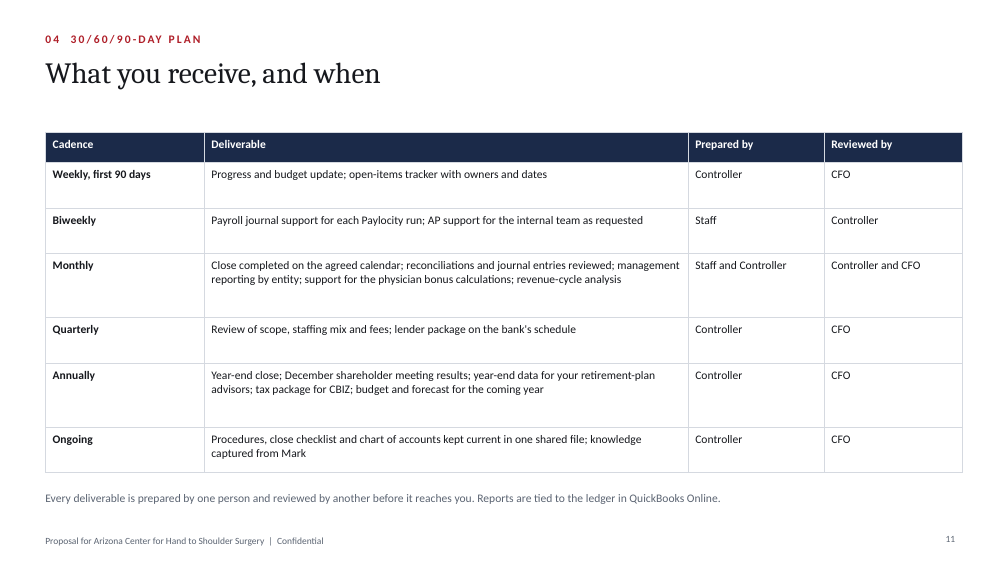
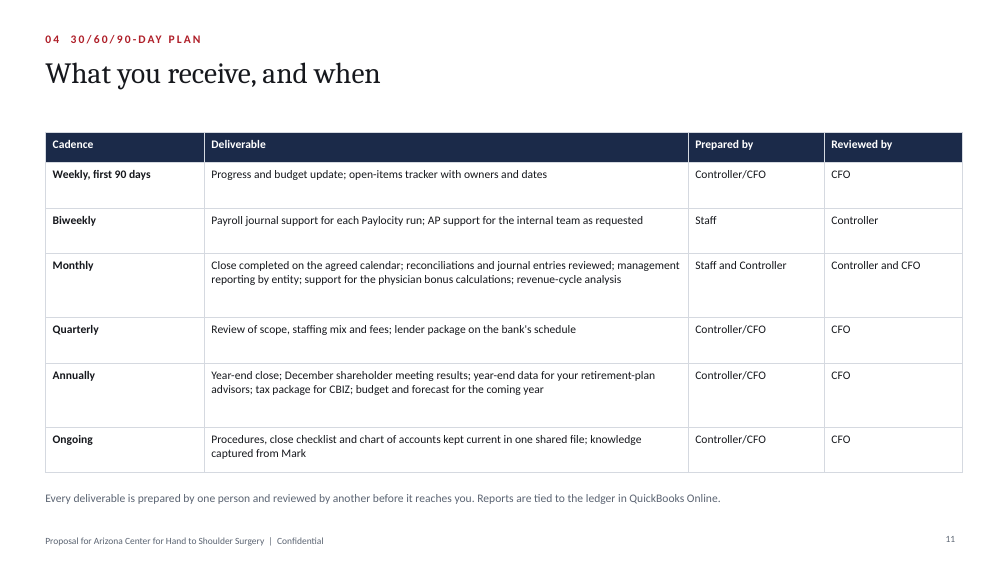
Before and after one commit to Onyxcfo/Engagement-Letter-Edits, a slide deck: slide 11 of Onyx_AZHandCenter_Proposal.pptx. Drawn at 1008x567 pixels with LibreOffice and Linux fonts; fonts in the diff are those of the drawing; background and template pictures are left out. Boxes give left, top, right and bottom in pixels: in the first picture for what was removed or moved away, otherwise in the second. Text is boxed around its words. In the diff, an @@ line names an element or a change of style, - is before the commit and + after.

```diff
--- a/Onyx_AZHandCenter_Proposal.pptx
+++ b/Onyx_AZHandCenter_Proposal.pptx
@@ table at bbox=[45, 132, 963, 473] @@
-row 2, column 3: Controller
+row 2, column 3: Controller/CFO
-row 5, column 3: Controller
+row 5, column 3: Controller/CFO
-row 6, column 3: Controller
+row 6, column 3: Controller/CFO
-row 7, column 3: Controller
+row 7, column 3: Controller/CFO
```
Also in this commit, not shown: 5 other slides changed, 2 other files.
